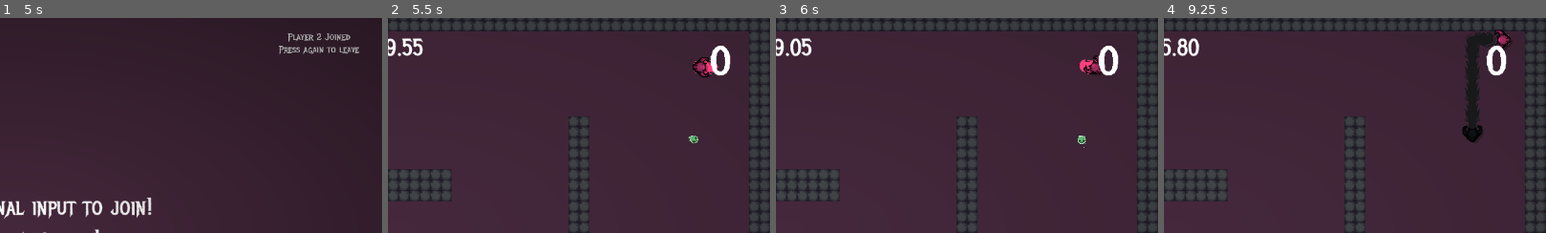
Above: before the commit, frames 1-4 (left to right).
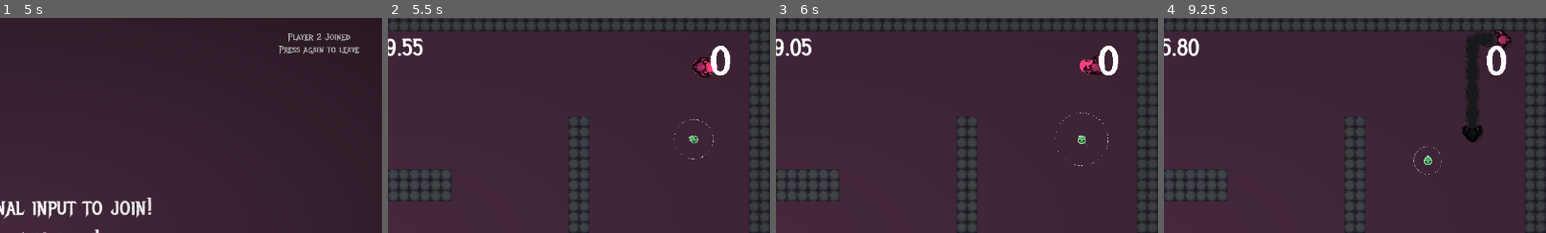
Above: after the commit, the same moments.

Repository: reniby/catfight
Game: Godot game, scene res://scenes/menu.tscn
The game is run twice, just before and just after one commit, with the same random seed, the same clock (stepped at 60 frames per second) and the same inputs.
Inputs:
- Up to frame 1 (5 s): click "Timed" at 0.5 s; tap Enter (dash_p4) at 1.25, 3.6, 4.25 s; hold Up (up_p1) 1.28-2.78 s; tap Shift (dash_p1) at 1.35 s; tap Space (dash_p2) at 2.1, 2.75 s; hold Left (left_p1) 2.78-4.28 s; tap Ctrl (dash_p3) at 2.85 s; hold Down (down_p1) from 4.28 s (still down); tap G (down_p2) at 4.35 s
- Up to frame 2 (5.5 s): tap Space (dash_p2) at 5 s; release Down (down_p1) at 5.03 s; hold Right (right_p1) from 5.03 s (still down); tap F (left_p2) at 5.1 s
- Up to frame 3 (6 s): release Right (right_p1) at 5.78 s; hold Up (up_p1) from 5.78 s (still down); tap H (right_p2) at 5.85 s
- Up to frame 4 (9.25 s): release Up (up_p1) at 6.53 s; hold Right (right_p1) 6.53-8.78 s; tap one key every 0.75 s from 6.6 s: T (up_p2) Shift (dash_p1) Space (dash_p2) Ctrl (dash_p3); hold Down (down_p1) from 8.78 s (still down)
The pictures show only the part of the screen within x 50-100%, y 0-50%; the shares and areas given below are measured in that part.

Frame 1 is identical in both runs. In frame 2, less than 0.1% of the frame differs, in the area x 74-86%, y 47-66%; in frame 3, less than 0.1%; in frame 4, 0.1%, in the area x 65-73%, y 59-73%.

Commit message:
coin collection to particles

Diff:
--- a/scenes/coin.tscn
+++ b/scenes/coin.tscn
@@ -38,7 +38,20 @@
 [node name="Coin" type="Node2D"]
 script = ExtResource("1_dulcj")
 
-[node name="CPUParticles2D" type="CPUParticles2D" parent="."]
+[node name="CollectionParticles" type="CPUParticles2D" parent="."]
+emitting = false
+amount = 50
+lifetime = 2.0
+one_shot = true
+preprocess = 1.0
+explosiveness = 1.0
+spread = 180.0
+gravity = Vector2(0, 0)
+initial_velocity_min = 20.0
+initial_velocity_max = 20.0
+color = Color(0.713726, 0.909804, 0.74902, 1)
+
+[node name="AmbientParticles" type="CPUParticles2D" parent="."]
 amount = 4
 spread = 180.0
 gravity = Vector2(0, 0)
--- a/scripts/coin.gd
+++ b/scripts/coin.gd
@@ -1,5 +1,6 @@
 extends Node2D
-@onready var particles: CPUParticles2D = $CPUParticles2D
+@onready var particles: CPUParticles2D = $AmbientParticles
+@onready var collection_particles: CPUParticles2D = $CollectionParticles
 
 var max_y: int = 594
 var max_x: int = 1086
@@ -15,13 +16,15 @@
 	var overlapping = false
 
 	for body in area.get_overlapping_bodies():
-		hide()
+		collection_particles.restart()
+		#hide()
 
 		particles.emitting = false
 		particles.restart()
 		overlapping = true
 		choose_location()
 		if body is CharacterBody2D:
+
 			Globals.scores[body.player] += 1
 			coin_timer.start()
 
